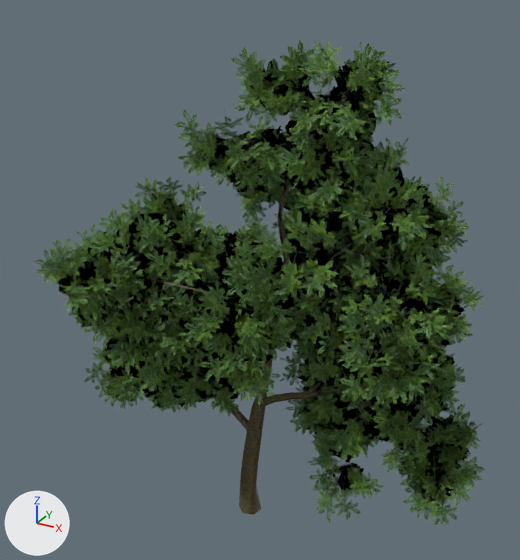
The glTF model godot/assets/vegetation/tree_04_large.glb: old version first, new version second.
Rendered twice from a camera (50 mm lens) standing at (12.2, -25.0, 23.6) and looking at (-1.4, -0.4, 11.3). Lighting does not change. The marker at lower left points along +X, +Y and +Z. The older version comes first. Vertices at exactly the same position are counted once.

Objects in the first picture: 'tree_04'.
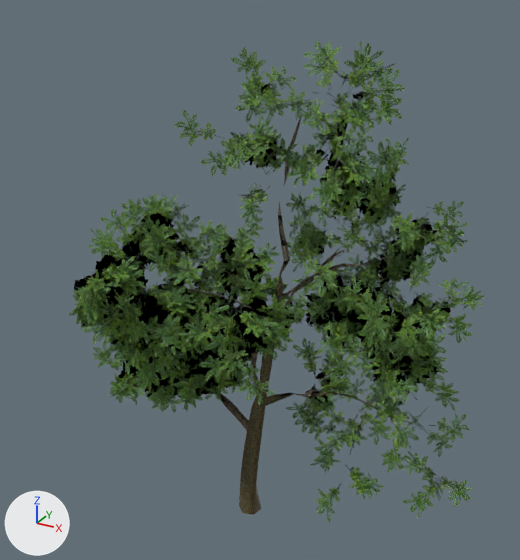
Edits to the bpy script that builds the scene:
```text
Change me_tree:
    used by ob_tree_04; location = (0.0, 0.0, 0.0)
    remove me_tree.from_pydata(...)  # 11974 vertices, 6296 faces; spans x -9.6..9.2, y -9.0..9.0, z 0.0..21.7
    add me_tree.from_pydata(...)  # 3923 vertices, 2140 faces; spans x -9.6..9.2, y -8.7..8.5, z 0.0..21.7
    me_tree part 1: 1970 loose pieces with 7899 vertices, spanning x -9.4..9.2, y -9.0..9.0, z 1.9..21.5, are deleted
    me_tree part 2
    153 vertices are removed from x -7.2..8.0, y -6.9..7.1, z 5.1..20.8
    251 faces are deleted
    9 vertices move within x -4.7..7.1, y -5.4..0.4, z 7.0..16.6
    1 vertex is added at (0.0, -1.3, 12.2)
    11 new faces join them, mat_leaves_001
    12 new faces join them, mat_leaves_002
    49 new faces join them, mat_branches_001 (picture img_tex_001)
    me_tree part 3: 10 kept faces spanning x -5.0..1.6, y -2.0..0.2, z 6.3..16.3 get new texture (UV) coordinates
```

What differs and where, as boxes [x1, y1, x2, y2] in the pictures (520 x 560 px):
'tree_04', reshaped (8% narrower): before [34, 40, 486, 525]; after [69, 40, 484, 523]
part 1 of me_tree, deleted (green): before [34, 40, 486, 525]
part 2 of me_tree, cut back: before [86, 92, 460, 447]; after [86, 92, 460, 407]
part 3 of me_tree, surface changed: before [284, 178, 315, 390]; after [213, 171, 315, 390]
